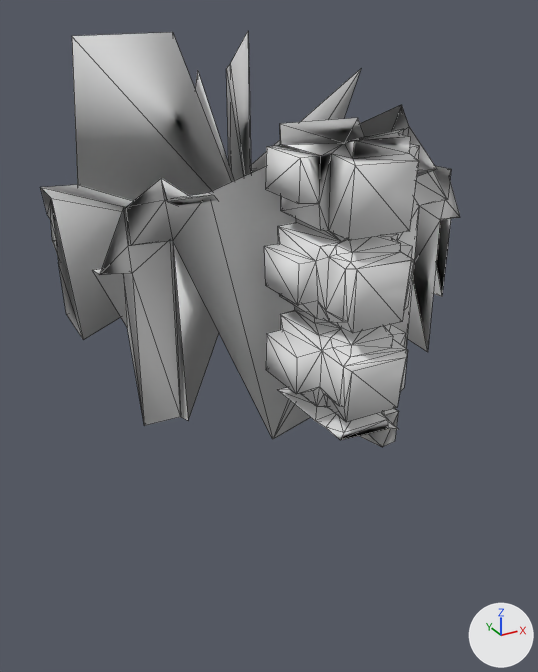
An edit to the OBJ model src/main/resources/assets/kn8/meshes/kafka/body.obj, drawn before and after from the same camera.
Rendered twice from a 50 mm lens placed at (-0.295, -0.576, 1.286), pointed at (-0.008, -0.054, 1.025). Every picture has the same lights, and +X, +Y and +Z are marked at lower right. The older version comes first. Mesh edges are drawn as thin lines. Where no turn or scale is listed for an object, it has been applied to the vertices. Vertices at exactly the same position are counted once.

Objects in the first picture: 'body'.
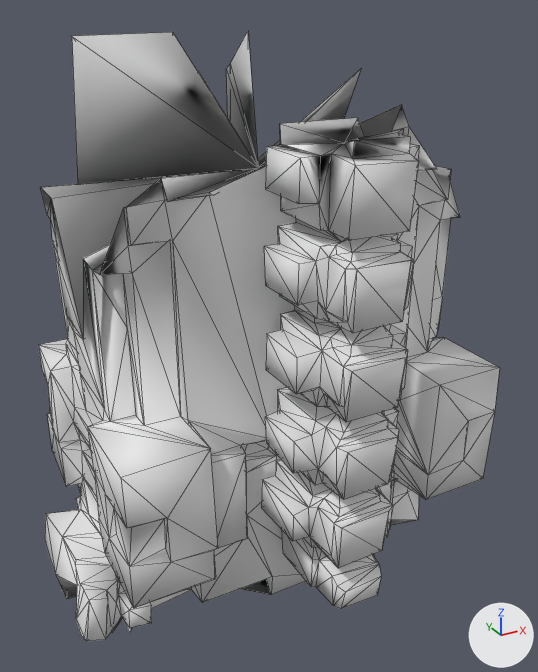
What changed in the scene script:
```text
Change me_body:
    used by ob_body; location = (0.0, 0.0, 0.0)
    remove me_body.from_pydata(...)  # 333 vertices, 657 faces; spans x -0.164..0.166, y -0.201..0.071, z 0.952..1.268
    add me_body.from_pydata(...)  # 985 vertices, 1959 faces; spans x -0.207..0.178, y -0.201..0.102, z 0.785..1.268
    me_body part 1: 2 vertices removed from x 0.009..0.038, y -0.166..-0.123, z 0.983..0.99; 655 vertices added at x -0.207..0.178, y -0.2..0.102, z 0.785..1.163
    me_body part 2: 1 vertex removed from x 0.002, y -0.006, z 1.101
```

What differs and where, as boxes [x1, y1, x2, y2] in the pictures (538 x 672 px):
'body', reshaped (10% wider, 47% taller): before [40, 31, 460, 447]; after [38, 31, 500, 642]
part 1 of me_body, built on: before [360, 411, 399, 447]; after [38, 31, 500, 642]
part 2 of me_body, deleted: before [41, 31, 442, 420]
